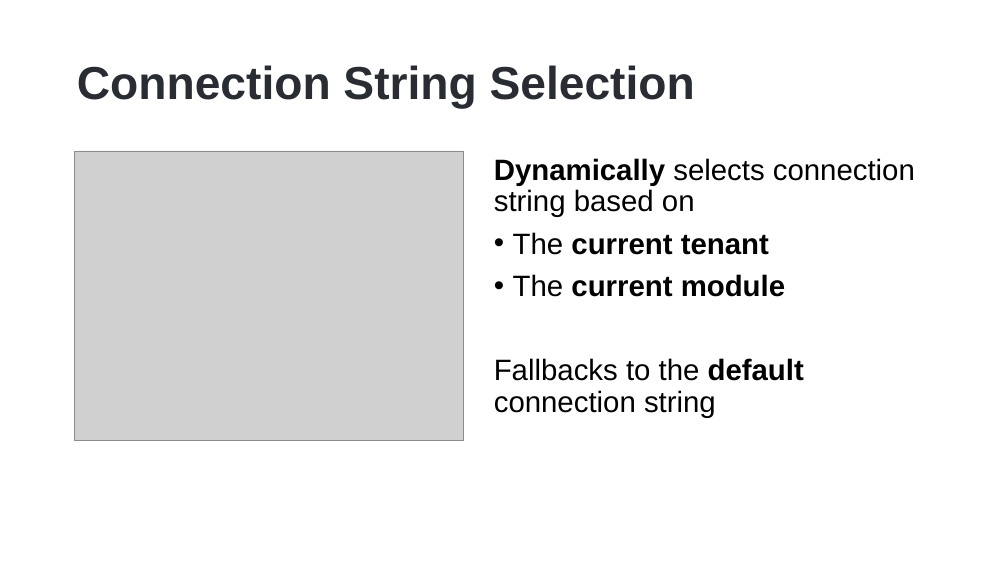
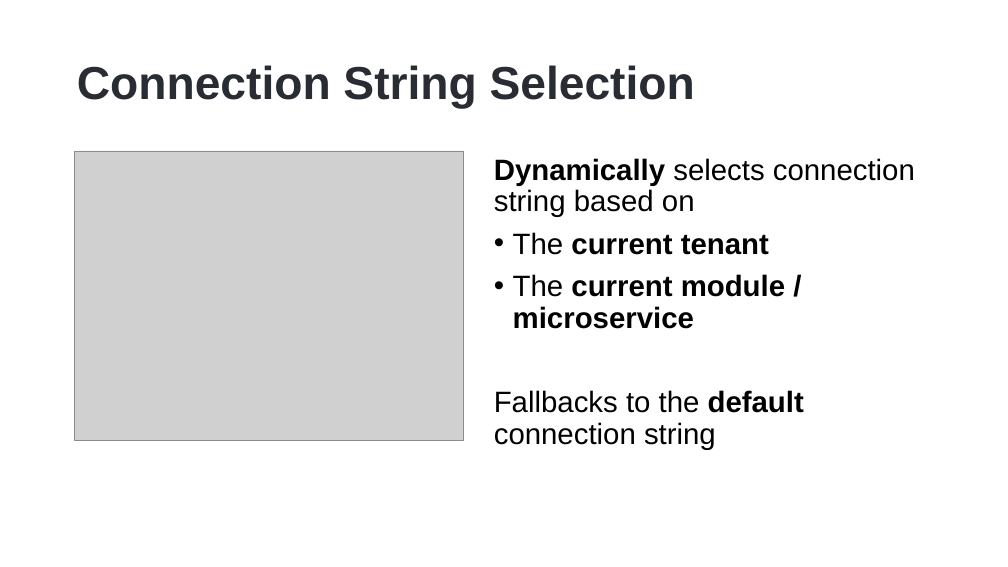
Before and after one commit to hikalkan/presentations, a slide deck: slide 15 of 2023-01-17 Dotnet Foundation Summit 2023/ABP Multi-Tenancy.pptx. Drawn at 1008x567 pixels with LibreOffice and Linux fonts; fonts in the diff are those of the drawing; grey boxes stand for pictures; background and template pictures are left out. Boxes give left, top, right and bottom in pixels: in the first picture for what was removed or moved away, otherwise in the second. Text is boxed around its words. In the diff, an @@ line names an element or a change of style, - is before the commit and + after.

```diff
--- a/2023-01-17 Dotnet Foundation Summit 2023/ABP Multi-Tenancy.pptx
+++ b/2023-01-17 Dotnet Foundation Summit 2023/ABP Multi-Tenancy.pptx
@@ text at (x1=513, y1=274, x2=785, y2=329): text changed @@
-• The current module
+• The current module / microservice
```
Also in this commit, not shown: 1 slide removed, 1 other file.
